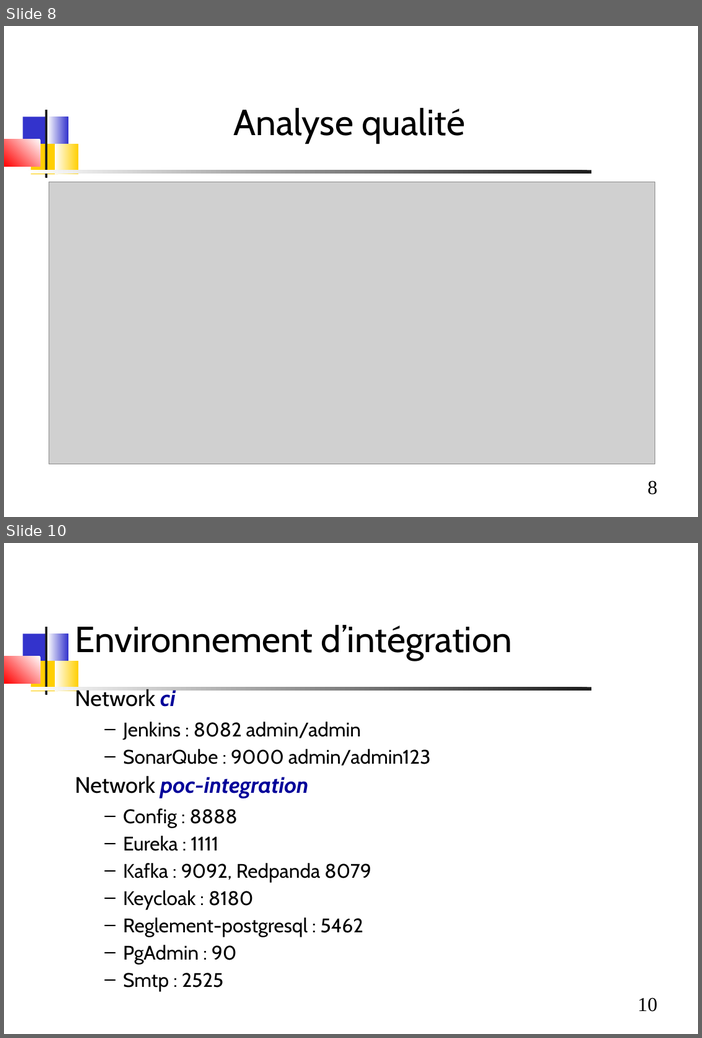
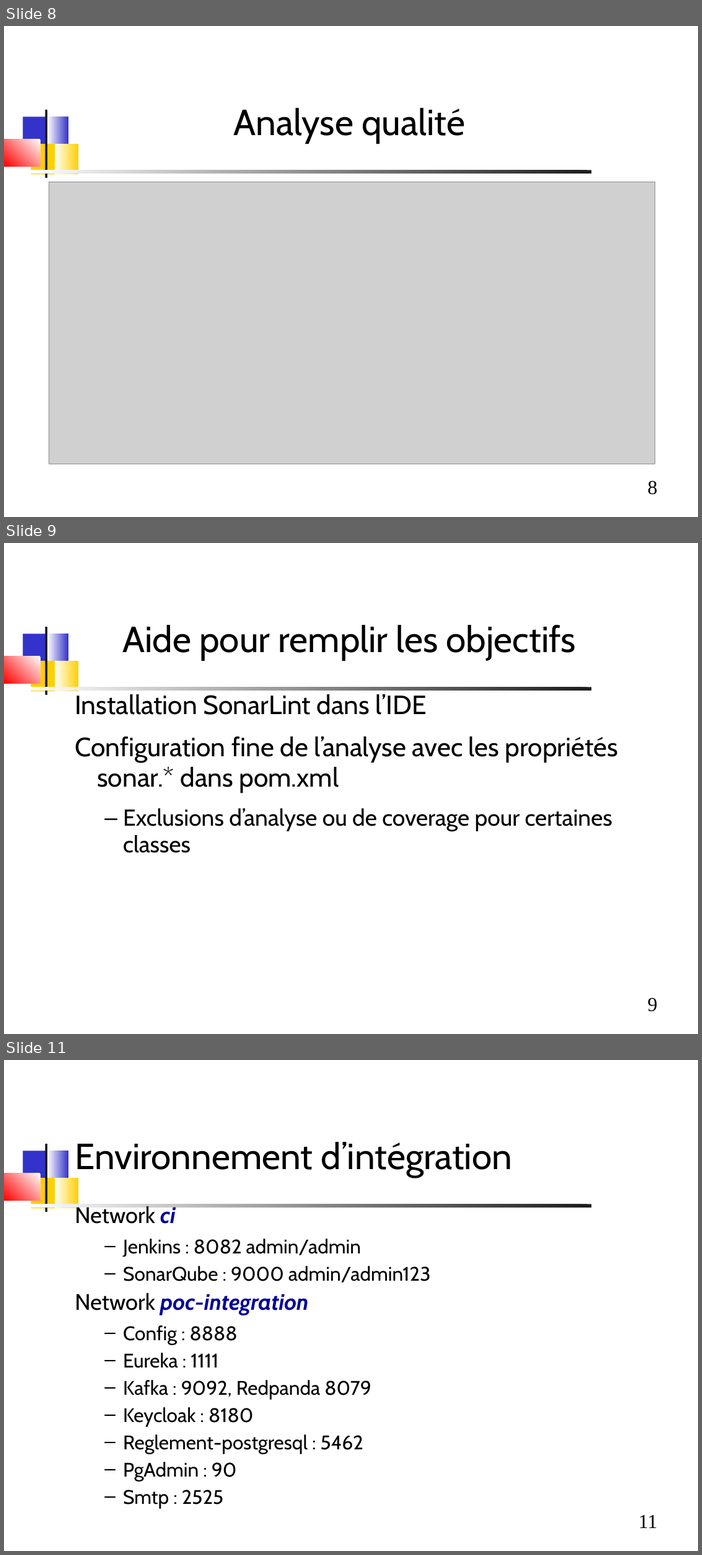
Before and after one commit to dthibau/bceao-cursus, a slide deck: 5_poc2/Increment2.odp. Shown one above the other, each under a label of ours: slides 8 and 10 before the commit, slides 8, 9 and 11 after it; the slides between them are not shown. The pictures are 702x1038 and 702x1555 pixels, drawn with LibreOffice and Linux fonts; fonts in the diff are those of the drawing; grey boxes stand for pictures. Boxes give left, top, right and bottom in pixels: in the first picture for what was removed or moved away, otherwise in the second. Text is boxed around its words. In the diff, an @@ line names an element or a change of style, - is before the commit and + after.

```diff
--- a/5_poc2/Increment2.odp
+++ b/5_poc2/Increment2.odp
@@ slide 9 added at (4,543,698,1034), background #FFFFFF; not listed: 8 template elements that a slide beside it also shows @@
@@ title added at (122,625,576,660), 44 pt, text #000000 @@
+Aide pour remplir les objectifs
@@ text added at (75,694,618,853), 32 pt, text #000000 @@
+Installation SonarLint dans l’IDE
+Configuration fine de l’analyse avec les propriétés sonar.* dans pom.xml
+  – Exclusions d’analyse ou de coverage pour certaines classes
@@ what was slide 10 is now slide 11 @@
@@ page number at (639,1515,658,1528): text changed @@
-10
+11
```
Also in this commit, not shown: 4 slides changed, 1 other slide added, 1 other file.
